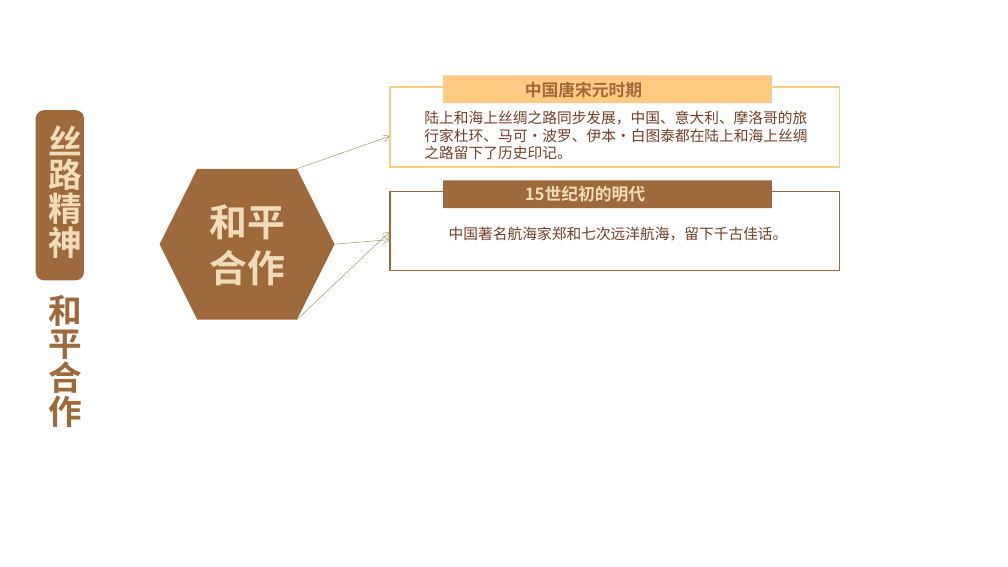
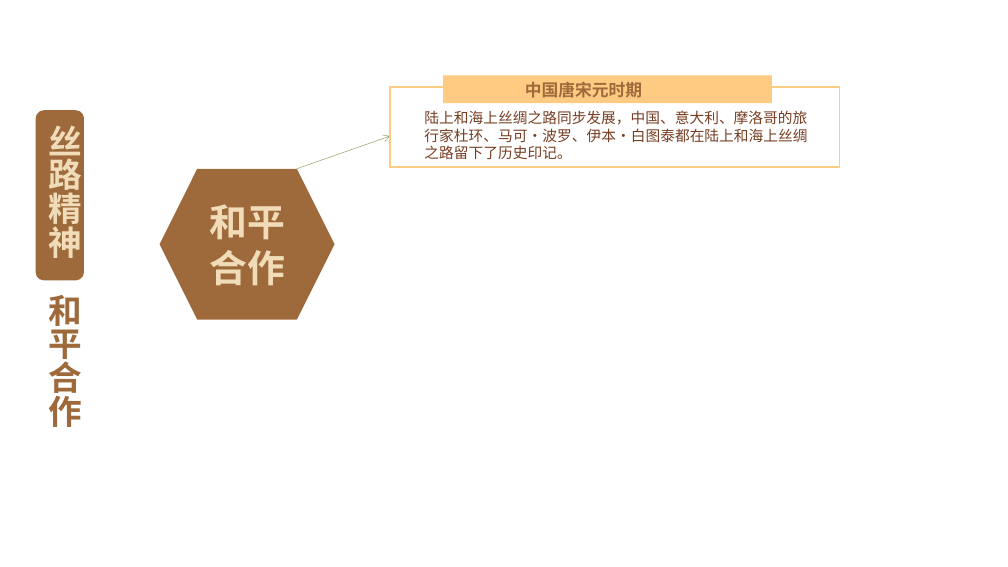
Before and after one commit to FredJiangFei/freetalk, a slide deck: slide 15 of 一带一路/一带一路.pptx (slide 13 before the commit). Drawn at 1008x567 pixels with LibreOffice and Linux fonts; fonts in the diff are those of the drawing; background and template pictures are left out. Boxes give left, top, right and bottom in pixels: in the first picture for what was removed or moved away, otherwise in the second. Text is boxed around its words. In the diff, an @@ line names an element or a change of style, - is before the commit and + after.

```diff
--- a/一带一路/一带一路.pptx
+++ b/一带一路/一带一路.pptx
@@ rectangle removed at (390,192,839,271) @@
@@ rectangle removed at (443,181,772,209) @@
-15世纪初的明代
@@ arrow removed from (297, 320) to (390, 231) @@
@@ text removed at (449,226,788,241) @@
-中国著名航海家郑和七次远洋航海，留下千古佳话。
@@ arrow removed from (335, 244) to (390, 240) @@
```
Also in this commit, not shown: 1 other slide changed, 2 slides added.
